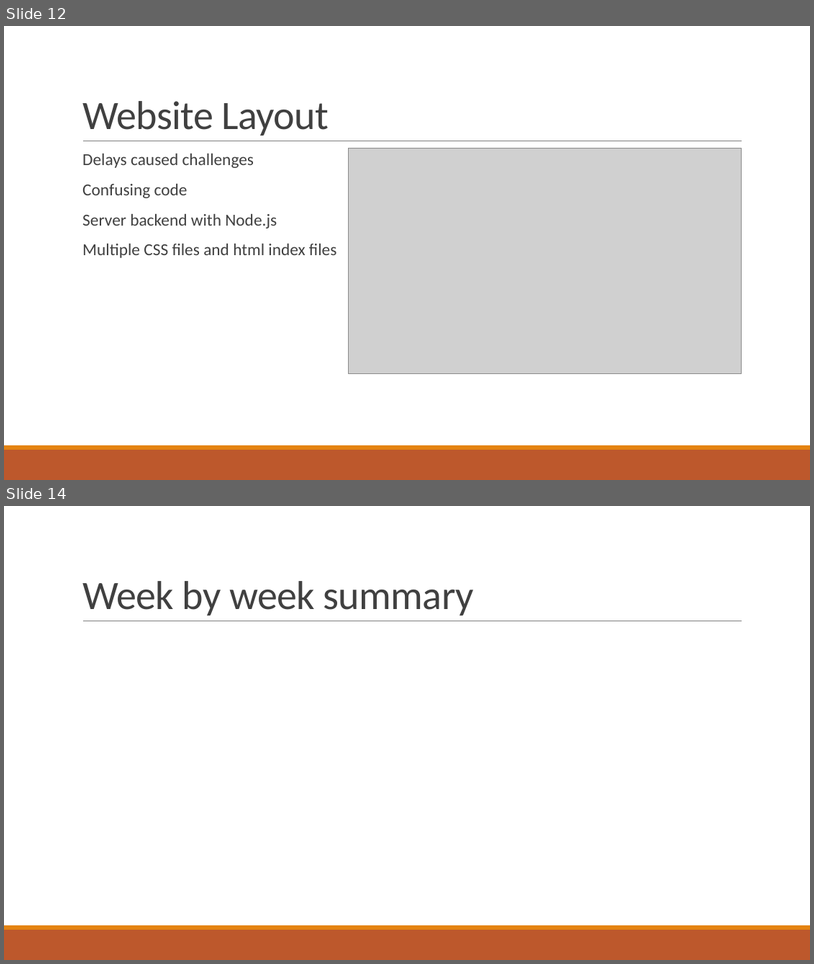
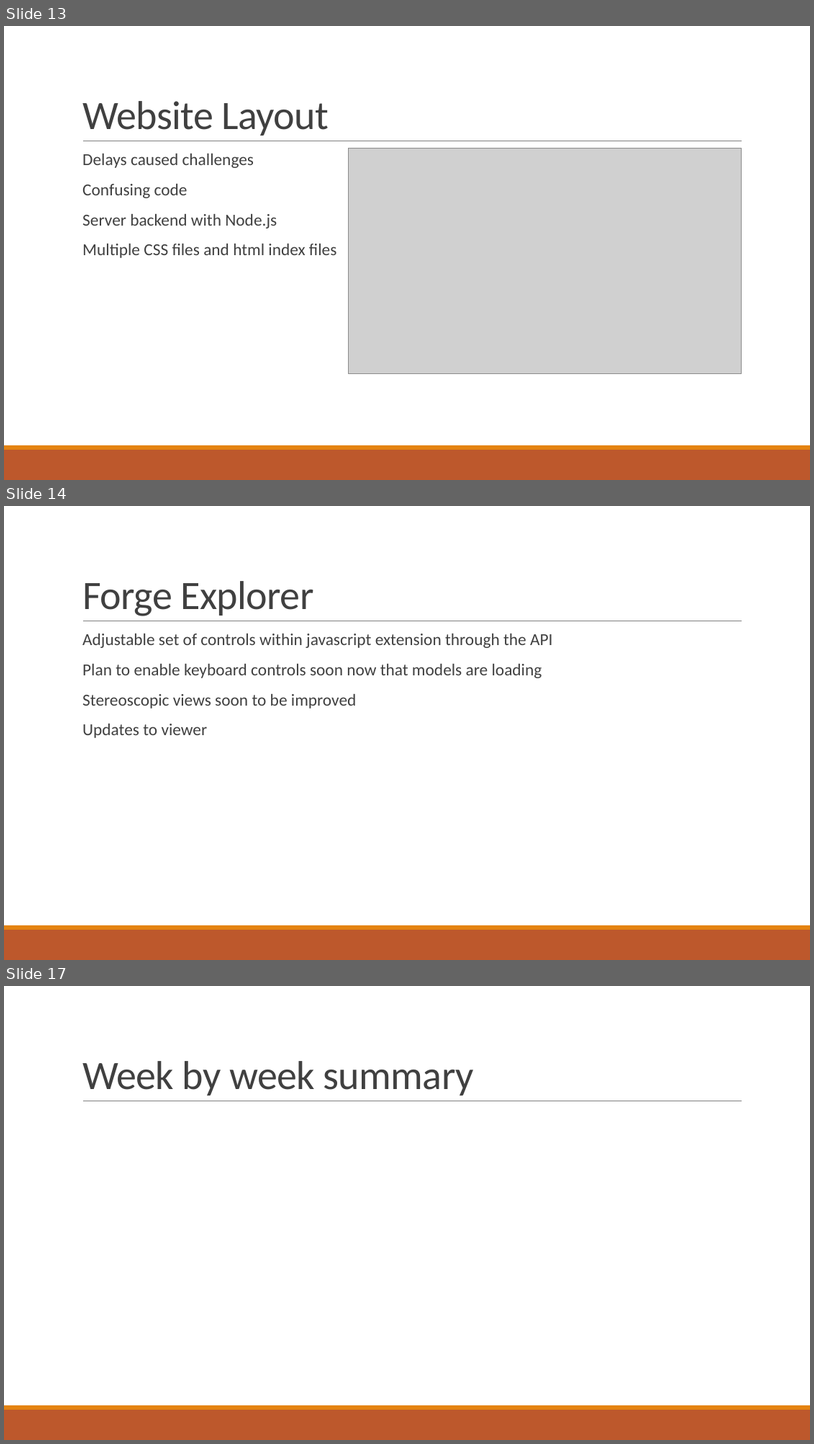
Before and after one commit to gonsalvg/Capstone-Forge-App, a slide deck: Project Documents/Progress Report 2/Progress report.pptx. Shown one above the other, each under a label of ours: slides 12 and 14 before the commit, slides 13, 14 and 17 after it; the slides between them are not shown. The pictures are 814x964 and 814x1444 pixels, drawn with LibreOffice and Linux fonts; fonts in the diff are those of the drawing; grey boxes stand for pictures. Boxes give left, top, right and bottom in pixels: in the first picture for what was removed or moved away, otherwise in the second. Text is boxed around its words. In the diff, an @@ line names an element or a change of style, - is before the commit and + after.

```diff
--- a/Project Documents/Progress Report 2/Progress report.pptx
+++ b/Project Documents/Progress Report 2/Progress report.pptx
@@ slide 14 added at (4, 506, 810, 960), background #FFFFFF; not listed: 3 template elements that a slide beside it also shows @@
@@ title added at (82, 581, 314, 616), 48 pt, text #404040 @@
+Forge Explorer
@@ text added at (82, 633, 553, 738), 20 pt, text #404040 @@
+  Adjustable set of controls within javascript extension through the API
+  Plan to enable keyboard controls soon now that models are loading
+  Stereoscopic views soon to be improved
+  Updates to viewer
@@ what was slide 12 is now slide 13 @@
@@ what was slide 14 is now slide 17 @@
```
Also in this commit, not shown: 3 slides changed, 3 other slides added.
